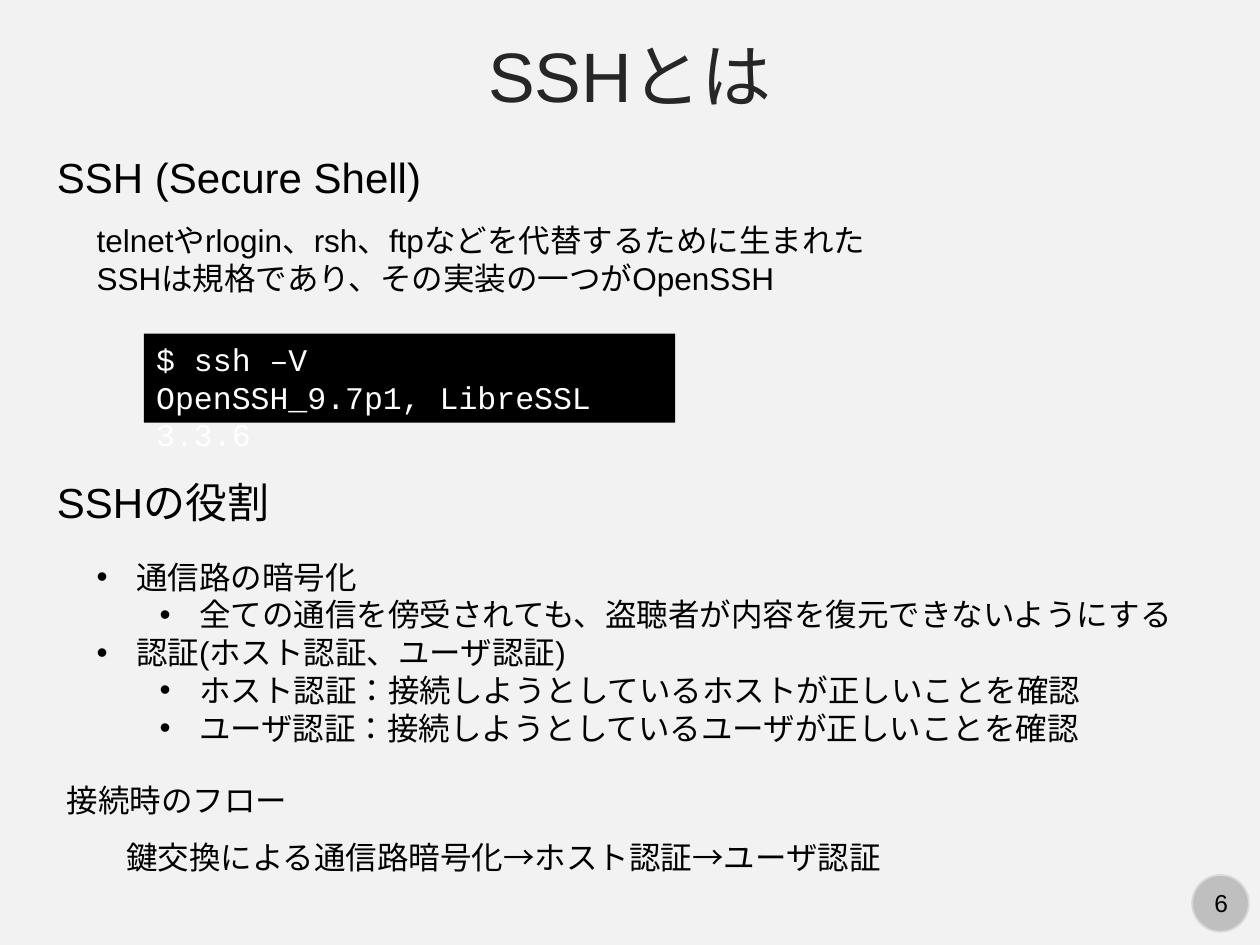
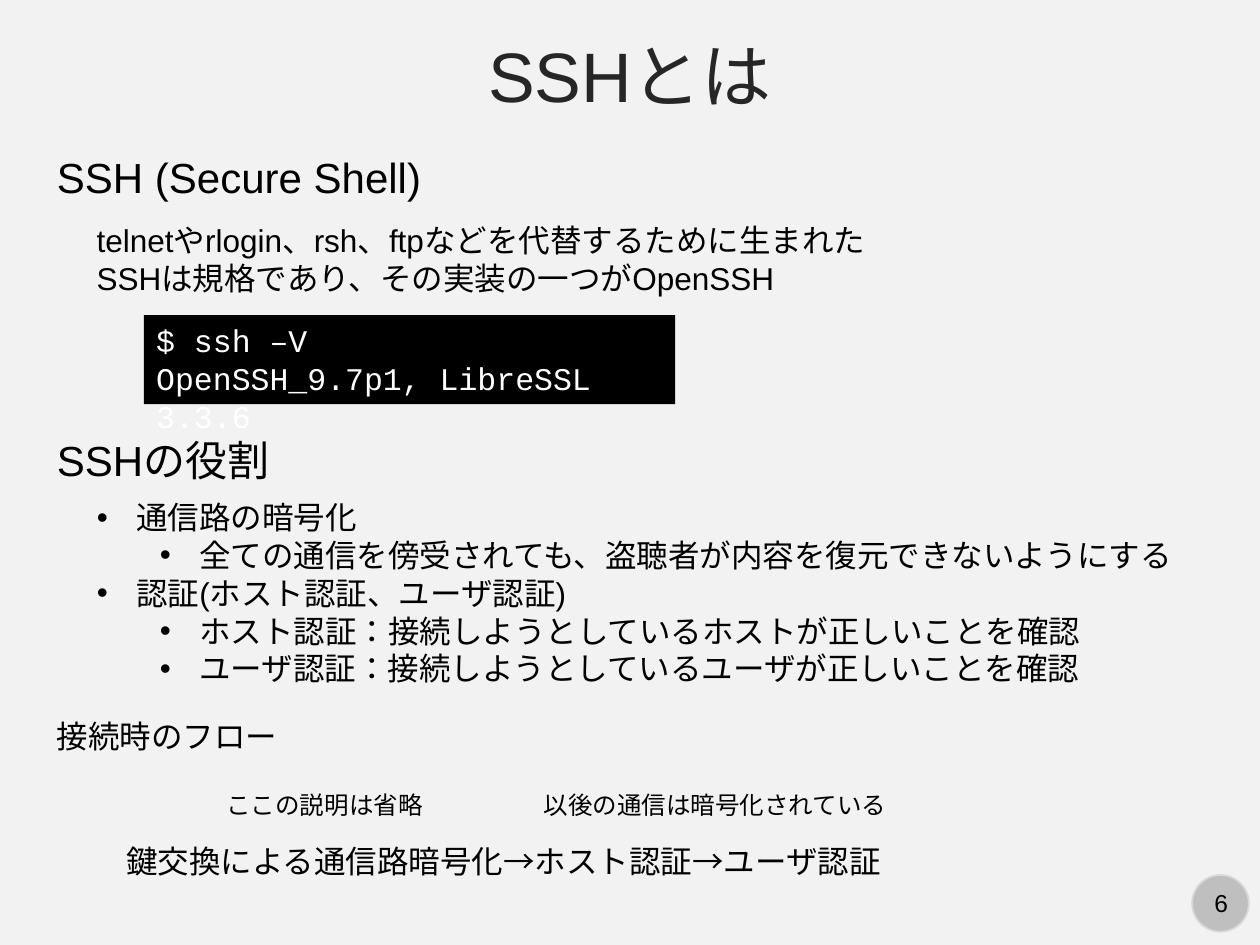
Before and after one commit to kaityo256/lab_startup, a slide deck: slide 6 of ssh/ssh.pptx. Drawn at 1260x945 pixels with LibreOffice and Linux fonts; fonts in the diff are those of the drawing. Boxes give left, top, right and bottom in pixels: in the first picture for what was removed or moved away, otherwise in the second. Text is boxed around its words. In the diff, an @@ line names an element or a change of style, - is before the commit and + after.

```diff
--- a/ssh/ssh.pptx
+++ b/ssh/ssh.pptx
@@ rectangle "$ ssh –V": place and size @@
-rectangle "$ ssh –V" at <box>144,334,675,423</box>
+rectangle "$ ssh –V" at <box>144,315,675,404</box>
@@ text "SSHの役割": place and size @@
-text "SSHの役割" at <box>57,484,269,522</box>
+text "SSHの役割" at <box>57,442,269,480</box>
@@ text "通信路の暗号化": place and size @@
-text "通信路の暗号化" at <box>136,562,1172,743</box>
+text "通信路の暗号化" at <box>136,502,1172,683</box>
@@ text "接続時のフロー": place and size @@
-text "接続時のフロー" at <box>67,785,287,815</box>
+text "接続時のフロー" at <box>57,721,277,751</box>
@@ text added at <box>226,793,422,816</box>, 14 pt, text #000000 @@
+ここの説明は省略
@@ text added at <box>543,793,886,816</box>, 14 pt, text #000000 @@
+以後の通信は暗号化されている
@@ text "鍵交換による通信路暗号化→ホスト認証→ユーザ認証": place and size @@
-text "鍵交換による通信路暗号化→ホスト認証→ユーザ認証" at <box>126,842,880,872</box>
+text "鍵交換による通信路暗号化→ホスト認証→ユーザ認証" at <box>126,846,880,876</box>
```
Also in this commit, not shown: 11 slides added, 1 slide removed.
